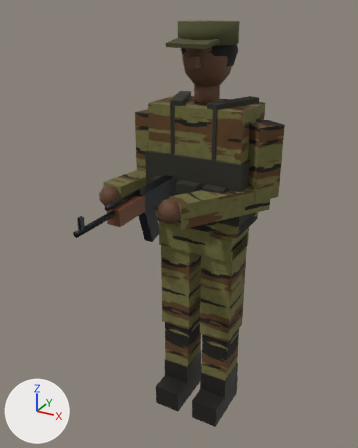
The FBX model unity/WanniFront/Assets/WanniFront/Resources/Models/soldier_ltte.fbx, before and after one commit.
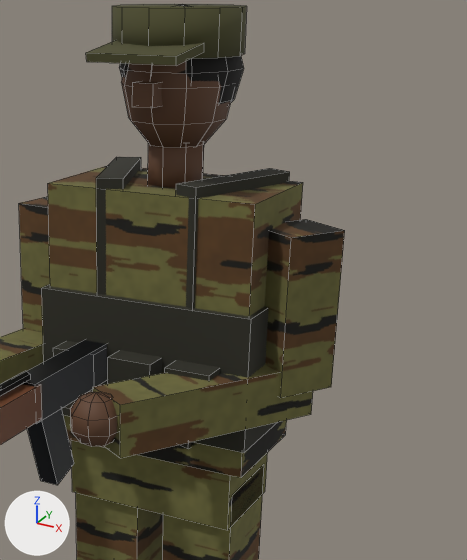
Each version appears first whole from a 50 mm lens placed at (0.899, -1.872, 1.894), pointed at (-0.027, -0.189, 1.053), and next in a close-up on the part from 35% to 95% of the width and 4% to 62% of the height. Lighting does not change. The marker at lower left points along +X, +Y and +Z. The older version's two pictures come first. The close-ups show mesh edges as thin lines. Where no turn or scale is listed for an object, it has been applied to the vertices.

In view in the first close-up: 'ArmL', 'ArmR', 'Head', 'LegL', 'LegR', 'Pelvis', 'Rifle', 'Torso'.
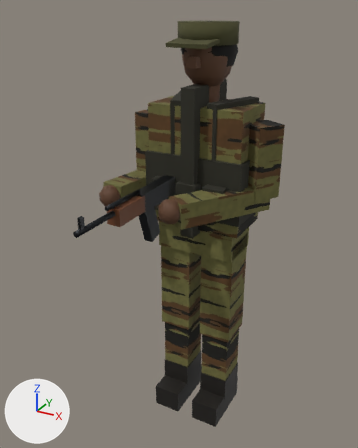
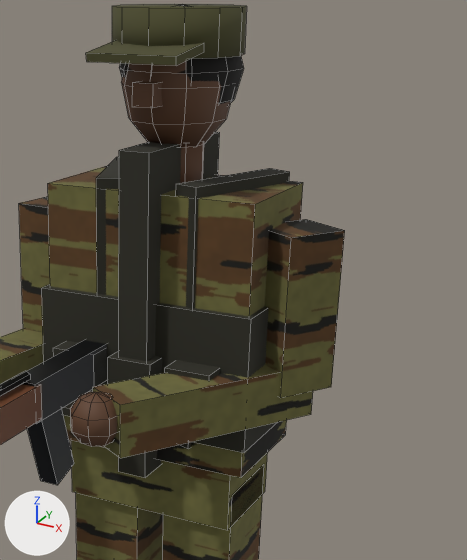
Where the change shows, as pixel boxes [x1, y1, x2, y2] in the close-ups (467 x 560 px):
'Torso', reshaped
    before: [42, 142, 303, 478]
    after: [42, 132, 303, 478]
part 1 of me_torso, added (black)
    after: [118, 132, 220, 478]

What changed in the scene script:
```text
Change me_torso:
    used by ob_torso; parent = ob_soldier; location = (0.0, 0.0, 1.0)
    remove me_torso.from_pydata(...)  # 80 vertices, 58 faces; spans x -0.22..0.22, y -0.185..0.26, z 0.01..0.61
    add me_torso.from_pydata(...)  # 88 vertices, 64 faces; spans x -0.22..0.22, y -0.185..0.26, z -0.01..0.61
    me_torso part 1: a new loose piece, a box spanning x -0.03..0.03, y -0.17..0.13, z -0.01..0.61, in mat_webbing (black #2b2a1f)
```
